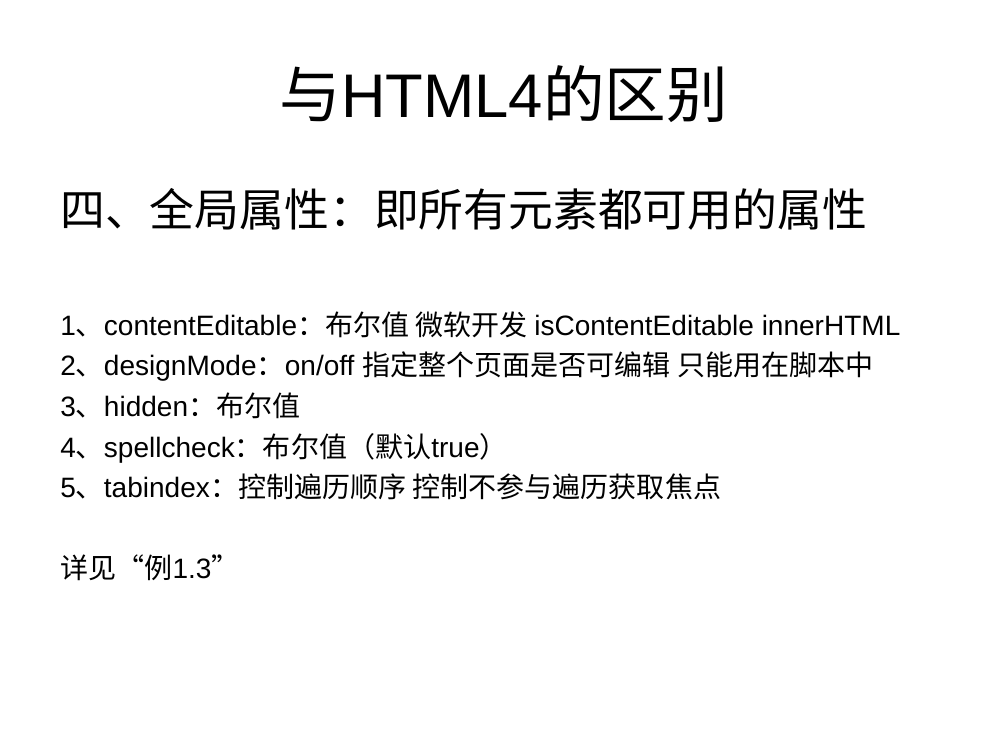
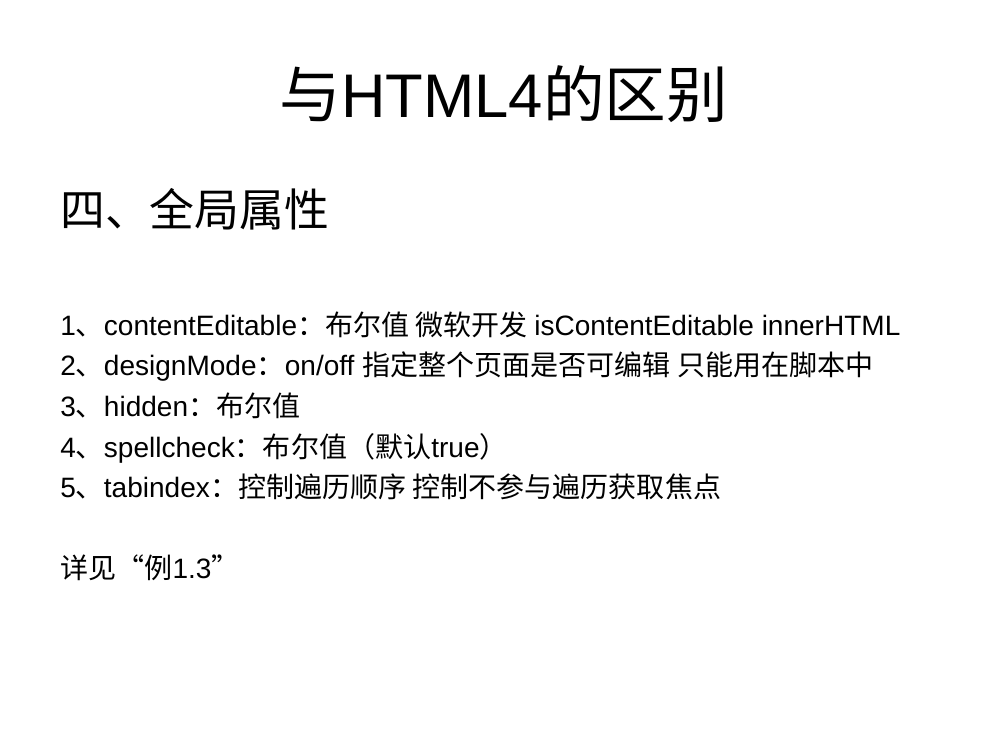
Before and after one commit to testuser2213/tom-wang-manual, a slide deck: slide 6 of manual/html5/share/关于HTML5的分享.ppt. Drawn at 1008x756 pixels with LibreOffice and Linux fonts; fonts in the diff are those of the drawing. Boxes give left, top, right and bottom in pixels: in the first picture for what was removed or moved away, otherwise in the second. Text is boxed around its words. In the diff, an @@ line names an element or a change of style, - is before the commit and + after.

```diff
--- a/manual/html5/share/关于HTML5的分享.ppt
+++ b/manual/html5/share/关于HTML5的分享.ppt
@@ text at [60, 188, 329, 230]: text changed @@
-四、全局属性：即所有元素都可用的属性
+四、全局属性
```
Also in this commit, not shown: 1 other slide changed, 2 other files.
